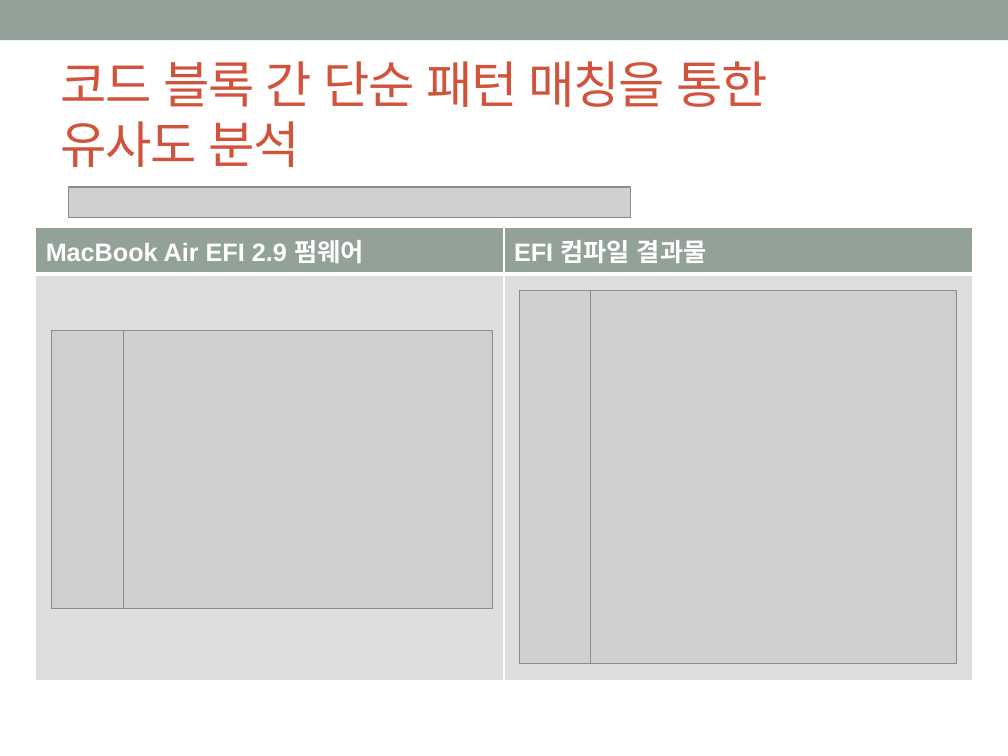
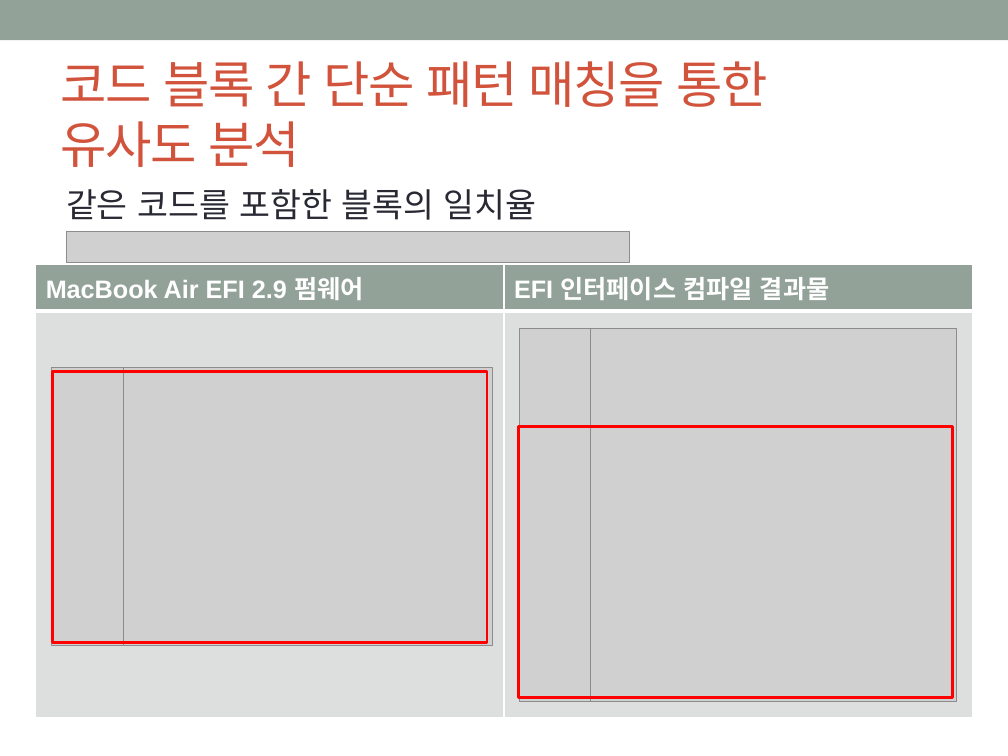
Before and after one commit to godthem90/Mac_Security_S4, a slide deck: slide 10 of 맥 중간발표.pptx (slide 8 before the commit). Drawn at 1008x756 pixels with LibreOffice and Linux fonts; fonts in the diff are those of the drawing; grey boxes stand for pictures. Boxes give left, top, right and bottom in pixels: in the first picture for what was removed or moved away, otherwise in the second. Text is boxed around its words. In the diff, an @@ line names an element or a change of style, - is before the commit and + after.

```diff
--- a/맥 중간발표.pptx
+++ b/맥 중간발표.pptx
@@ text added at [66, 189, 537, 220], 24 pt, text #292934 @@
+같은 코드를 포함한 블록의 일치율
@@ picture: place and size @@
-picture at [69, 187, 631, 219]
+picture at [67, 232, 629, 263]
@@ 2 pictures, 1 table: place and size @@
-2 pictures, 1 table at [35, 227, 973, 679]
+2 pictures, 1 table at [35, 265, 973, 718]
@@ table at [35, 265, 973, 718] @@
-row 1, column 2: EFI 컴파일 결과물
+row 1, column 2: EFI 인터페이스 컴파일 결과물
@@ picture: place and size @@
-picture at [51, 331, 123, 609]
+picture at [51, 368, 123, 646]
@@ rectangle added at [52, 371, 487, 642], outline #FF0000 2.08 pt @@
@@ picture: place and size @@
-picture at [123, 331, 493, 609]
+picture at [123, 368, 493, 646]
@@ rectangle added at [518, 426, 953, 698], outline #FF0000 2.08 pt @@
```
Also in this commit, not shown: 13 other slides changed, 6 slides added.
